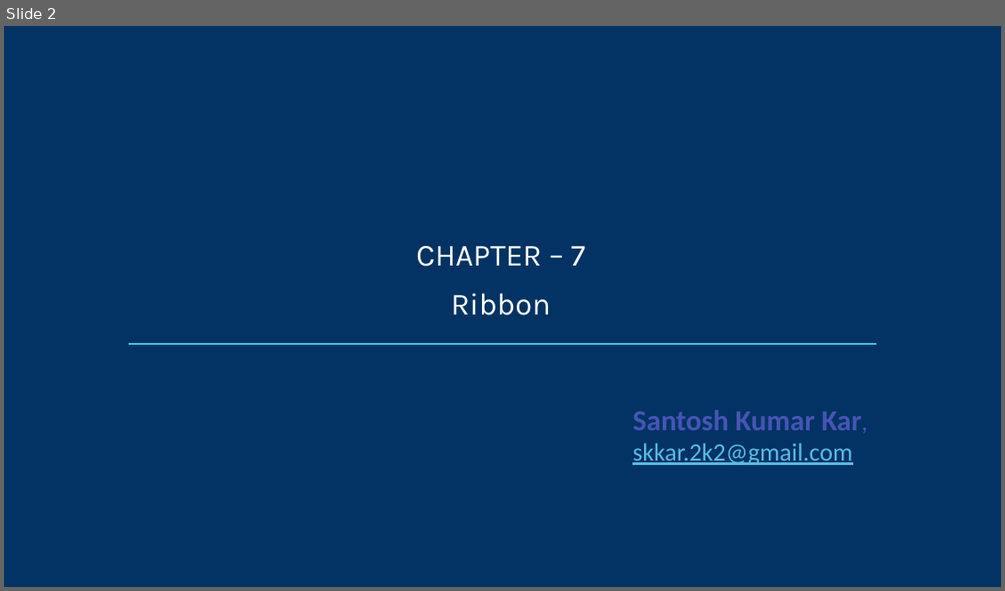
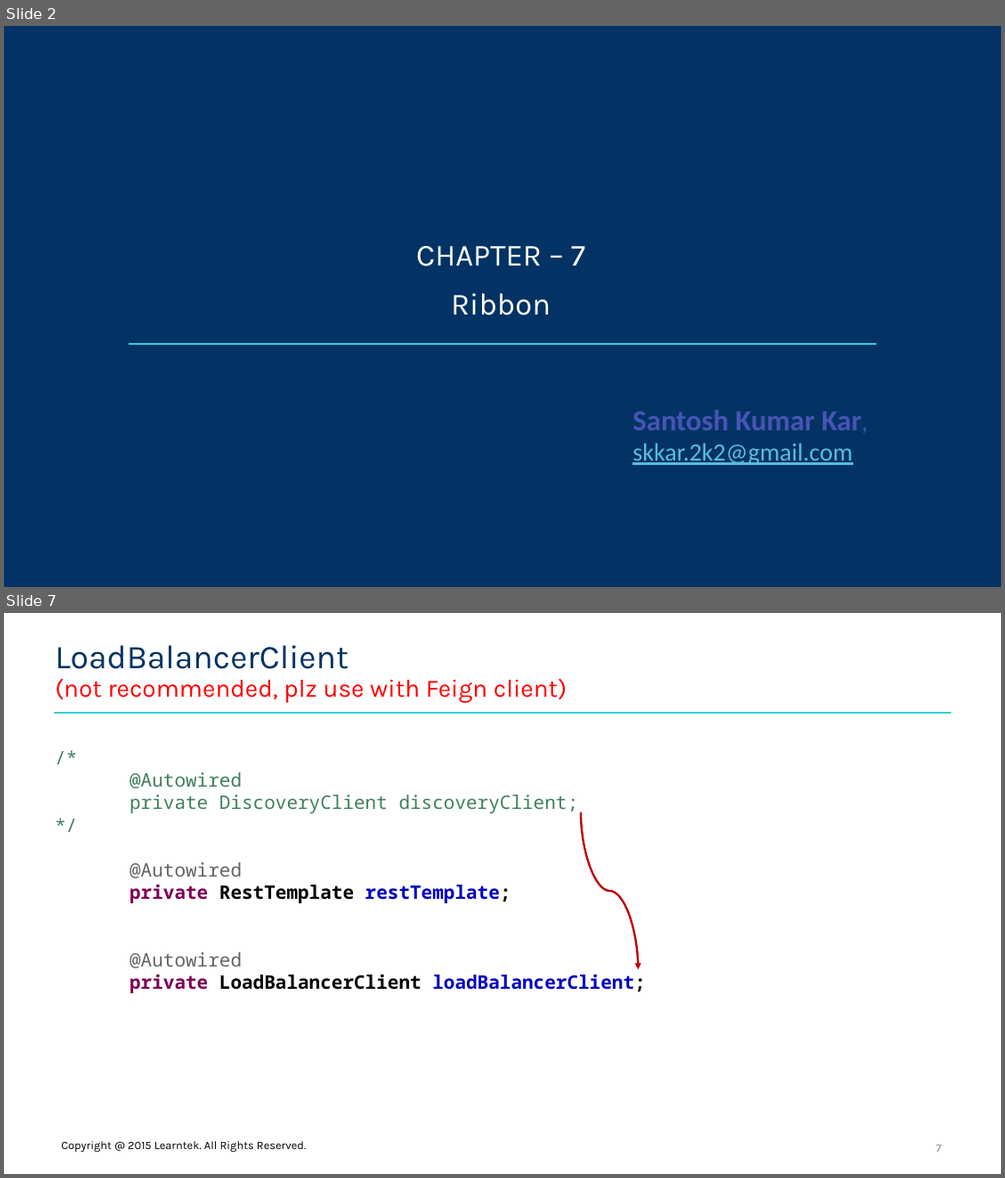
Before and after one commit to santoshkar/Microservice, a slide deck: Presentations/Part-7-Spring Cloud Ribbon.pptx. Shown one above the other, each under a label of ours: slide 2 before the commit, slides 2 and 7 after it; the slides between them are not shown. The pictures are 1005x591 and 1005x1178 pixels, drawn with LibreOffice and Linux fonts; fonts in the diff are those of the drawing; background and template pictures are left out. Boxes give left, top, right and bottom in pixels: in the first picture for what was removed or moved away, otherwise in the second. Text is boxed around its words. In the diff, an @@ line names an element or a change of style, - is before the commit and + after.

Commit message:
Added Ribbon load balancer ppt

```diff
--- a/Presentations/Part-7-Spring Cloud Ribbon.pptx
+++ b/Presentations/Part-7-Spring Cloud Ribbon.pptx
@@ slide 7 added at (4,613,1001,1174), background #FFFFFF @@
@@ title added at (55,645,566,703), 24 pt, text #FF0000 @@
+LoadBalancerClient
+(not recommended, plz use with Feign client)
@@ line added from (54, 713) to (952, 713), #39CCD3 2 pt @@
@@ text added at (129,772,645,993), 18 pt, text #3F7F5F, bold @@
+/*
+@Autowired
+private DiscoveryClient discoveryClient;
+*/
+@Autowired
+private RestTemplate restTemplate;
+@Autowired
+private LoadBalancerClient loadBalancerClient;
@@ curved arrow added from (581, 811) to (638, 970), #C00000 2 pt @@
@@ text added at (61,1141,306,1151), 11 pt, text #000000 @@
+Copyright @ 2015 Learntek. All Rights Reserved.
@@ page number added at (936,1144,941,1151), 11 pt, text #8C8C8C @@
+7
```
Also in this commit, not shown: 1 slide changed, 7 other slides added, 1 other file.
